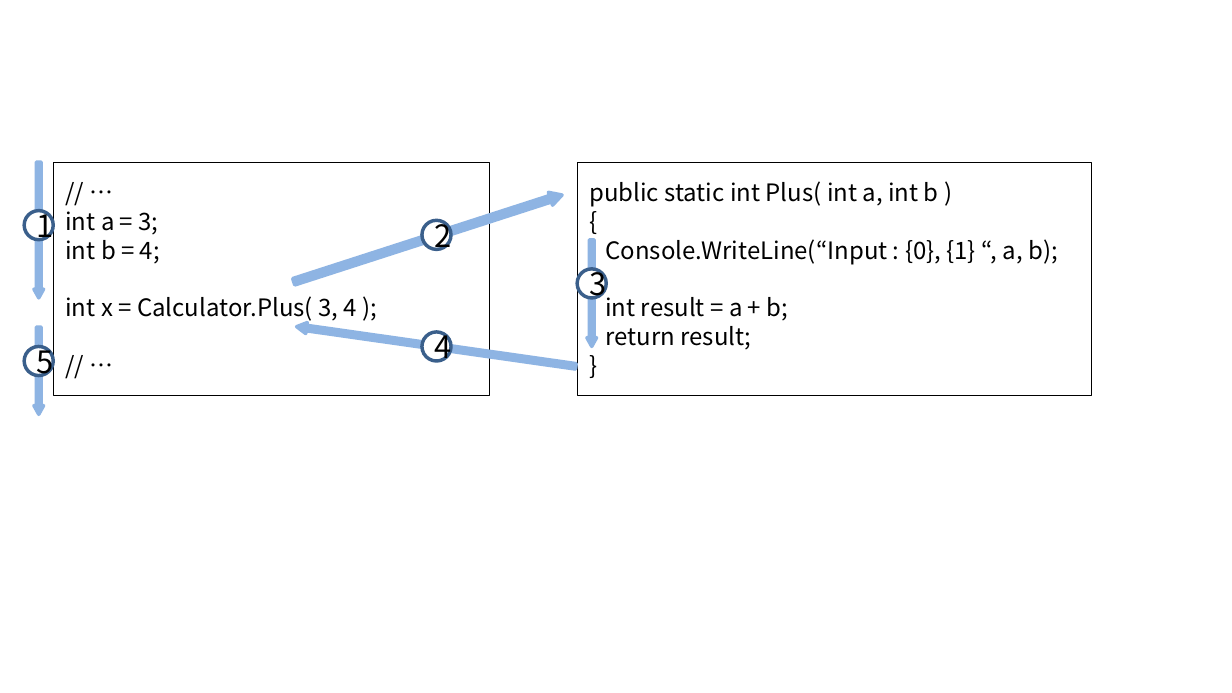
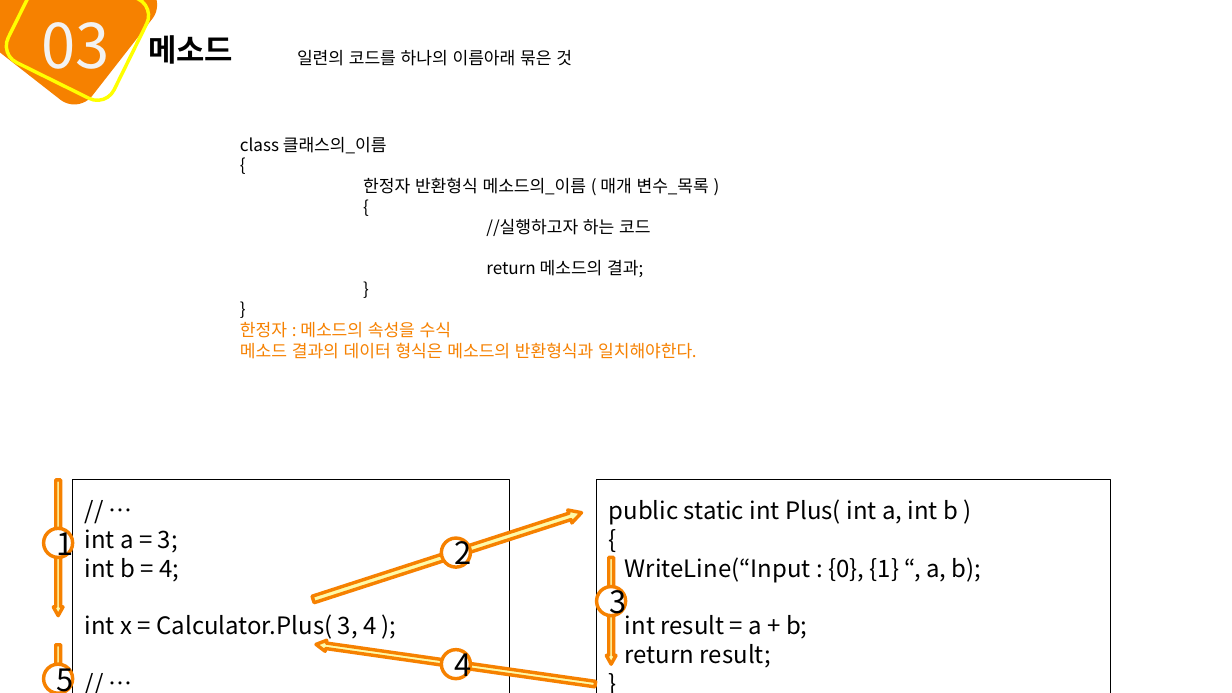
Before and after one commit to mins1119/C-, a slide deck: slide 21 of 2주차.pptx (slide 1 before the commit). Drawn at 1232x693 pixels with LibreOffice and Linux fonts; fonts in the diff are those of the drawing. Boxes give left, top, right and bottom in pixels: in the first picture for what was removed or moved away, otherwise in the second. Text is boxed around its words. In the diff, an @@ line names an element or a change of style, - is before the commit and + after.

```diff
--- a/2주차.pptx
+++ b/2주차.pptx
@@ rounded rectangle added at [0,0,166,114], fill #F68100 @@
@@ rounded rectangle added at [0,0,155,107], outline #FFFF00 2 pt @@
@@ text added at [41,22,109,84], 36 pt, text #F2F2F2 @@
+03
@@ text added at [148,35,233,64], 18 pt, text #000000, bold @@
+메소드
@@ text added at [297,50,572,66], 10 pt, text #000000 @@
+일련의 코드를 하나의 이름아래 묶은 것
@@ text added at [240,137,709,359], 10 pt, text #000000 @@
+class 클래스의_이름
+{
+한정자 반환형식 메소드의_이름 ( 매개 변수_목록 )
+{
+//실행하고자 하는 코드
+return 메소드의 결과;
+}
+}
+한정자 : 메소드의 속성을 수식
+메소드 결과의 데이터 형식은 메소드의 반환형식과 일치해야한다.
@@ right arrow removed at [33,163,43,298] @@
@@ right arrow removed at [292,189,564,288] @@
@@ right arrow removed at [587,240,597,347] @@
@@ right arrow removed at [34,327,44,415] @@
@@ right arrow removed at [296,321,577,372] @@
@@ right arrow added at [53,480,63,616], fill #FEFAA8, outline #F68100 2 pt @@
@@ right arrow added at [312,506,584,606], fill #FEFAA8, outline #F68100 2 pt @@
@@ 2 ellipses, 2 rectangles, 1 text: place and size @@
-2 ellipses, 2 rectangles, 1 text at [53,163,1092,395]
+2 ellipses, 2 rectangles, 1 text at [73,480,1110,693]
@@ text "public static int Plus( int ...": place and size @@
-text "public static int Plus( int ..." at [589,181,1058,350]
+text "public static int Plus( int ..." at [609,499,982,668]
@@ right arrow added at [607,557,617,665], fill #FEFAA8, outline #F68100 2 pt @@
@@ text at [625,557,982,583]: text changed @@
-Console.WriteLine(“Input : {0}, {1} “, a, b);
+WriteLine(“Input : {0}, {1} “, a, b);
@@ 3 ellipses: place and size @@
-3 ellipses at [25,211,452,376]
+3 ellipses at [43,529,471,693]
@@ outline #3A5F8C 2 pt to #F68100 2 pt in 5 elements at [43,529,73,558], [441,538,471,568], [596,586,626,616], [441,649,471,679], [43,664,73,693] @@
@@ right arrow added at [54,645,63,693], fill #FEFAA8, outline #F68100 2 pt @@
@@ right arrow added at [315,639,596,690], fill #FEFAA8, outline #F68100 2 pt @@
```
Also in this commit, not shown: 1 other slide changed, 50 slides added, 1 slide removed.
